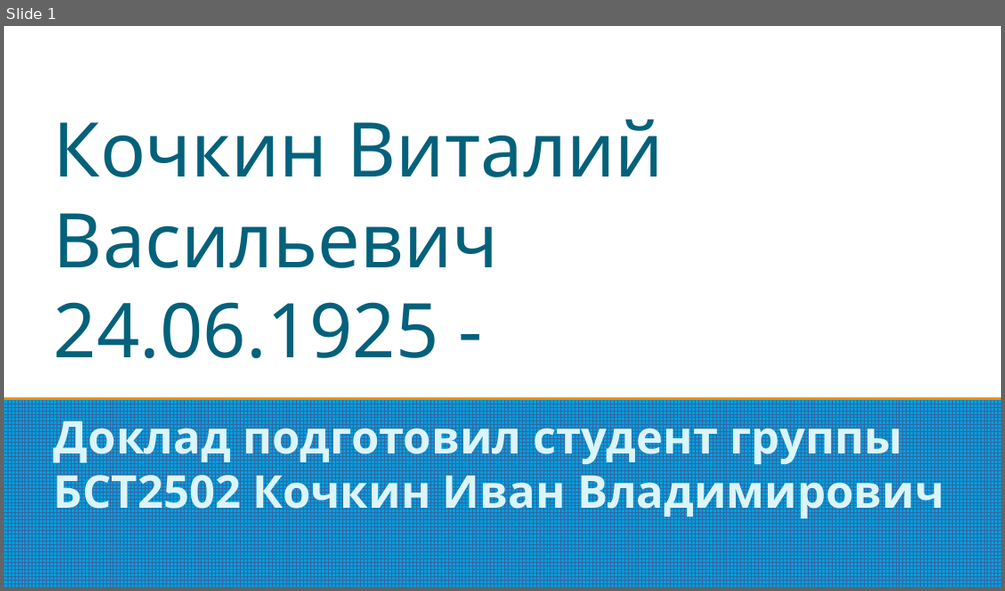
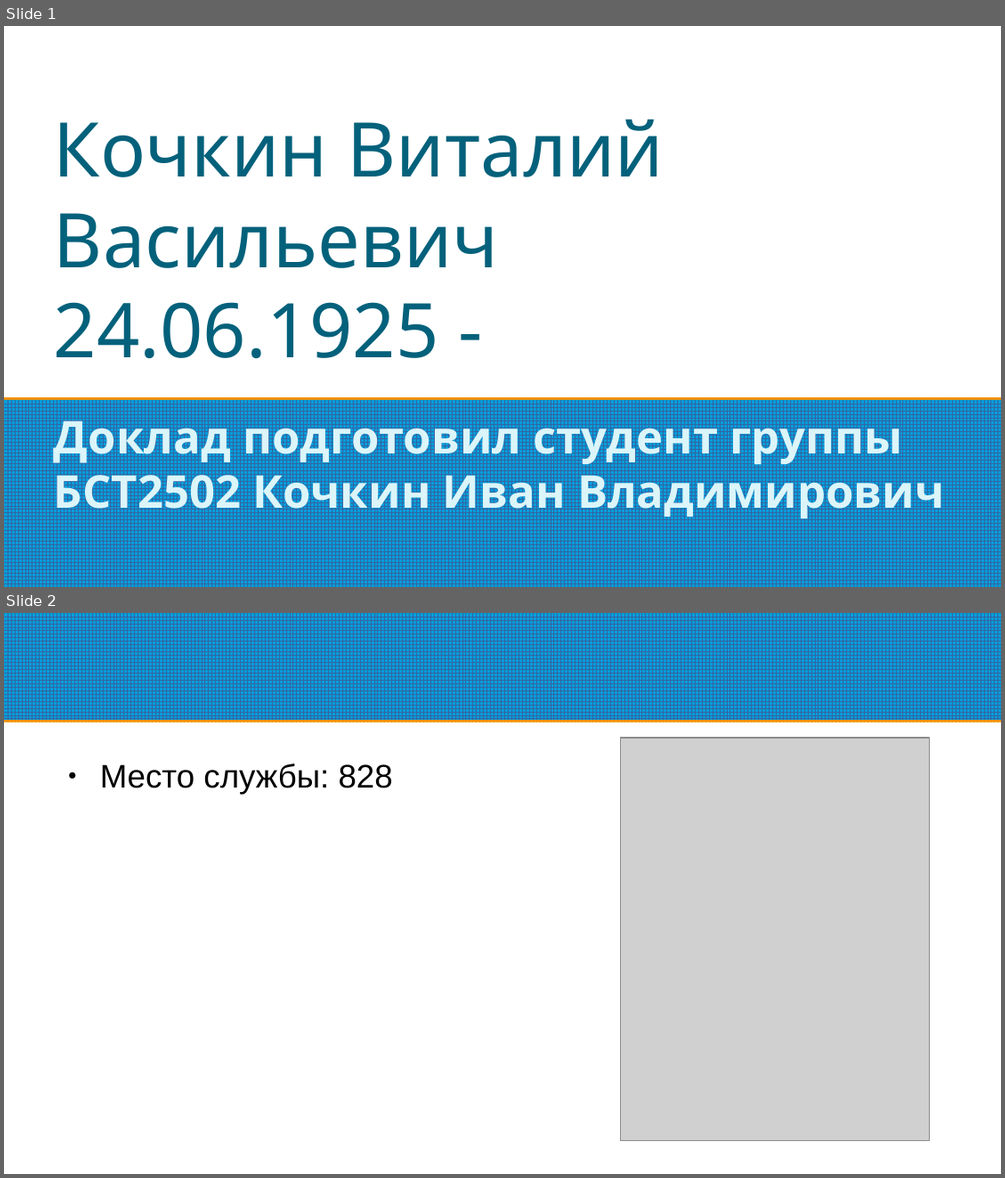
Before and after one commit to Astolfo-femboy-UwU/urban-octo-barnacle, a slide deck: Основы Российской Государственности/Кочкин Виталий Васильевич.pptx. Shown one above the other, each under a label of ours: slide 1 before the commit, slides 1 and 2 after it. The pictures are 1005x591 and 1005x1178 pixels, drawn with LibreOffice and Linux fonts; fonts in the diff are those of the drawing; grey boxes stand for pictures. Boxes give left, top, right and bottom in pixels: in the first picture for what was removed or moved away, otherwise in the second. Text is boxed around its words. In the diff, an @@ line names an element or a change of style, - is before the commit and + after.

```diff
--- a/Основы Российской Государственности/Кочкин Виталий Васильевич.pptx
+++ b/Основы Российской Государственности/Кочкин Виталий Васильевич.pptx
@@ slide 2 added at bbox=[4, 613, 1001, 1174], background #FFFFFF @@
@@ rectangle added at bbox=[4, 613, 1001, 720], fill pattern #3465A4 on #009EDA @@
@@ picture added at bbox=[621, 738, 930, 1142] @@
@@ text added at bbox=[100, 763, 393, 794], 26 pt, text #000000 @@
+● Место службы: 828
```
Also in this commit, not shown: 2 other slides added, 1 slide removed, 2 other files.
